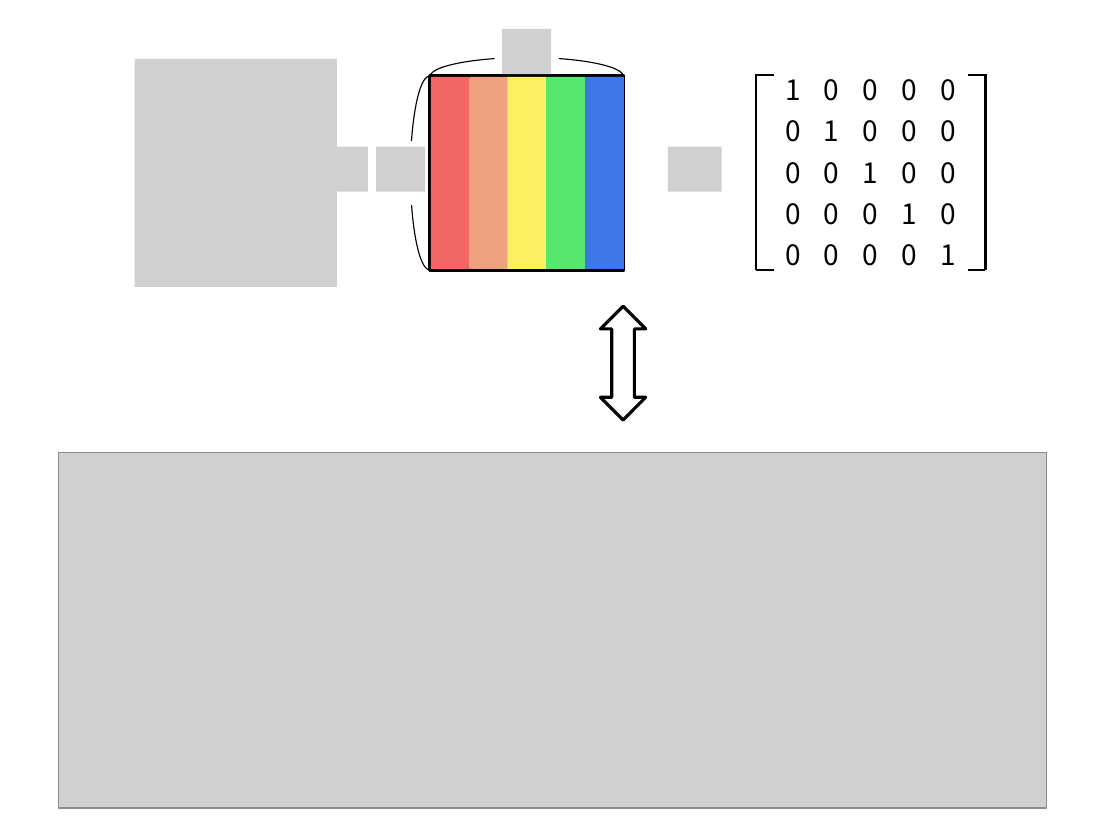
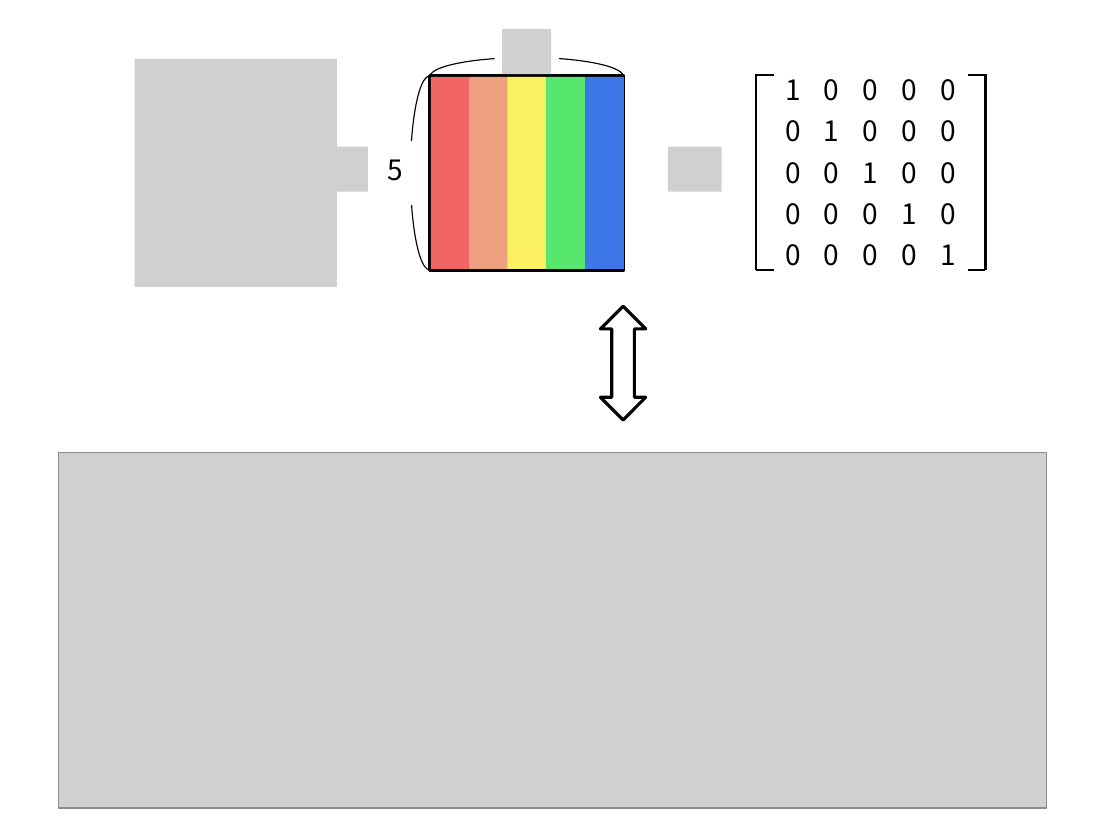
Before and after one commit to answeredbyablemind/answeredbyablemind.github.io, a slide deck: slide 1 of pics/2021-06-09-Greens_function/pics.pptx. Drawn at 1120x840 pixels with LibreOffice and Linux fonts; fonts in the diff are those of the drawing; grey boxes stand for pictures; background and template pictures are left out. Boxes give left, top, right and bottom in pixels: in the first picture for what was removed or moved away, otherwise in the second. Text is boxed around its words. In the diff, an @@ line names an element or a change of style, - is before the commit and + after.

```diff
--- a/pics/2021-06-09-Greens_function/pics.pptx
+++ b/pics/2021-06-09-Greens_function/pics.pptx
@@ picture removed at (376,147,426,192) @@
@@ text added at (387,159,403,181), 18 pt, text #000000 @@
+5
```
Also in this commit, not shown: 1 other slide changed, 1 other file.
